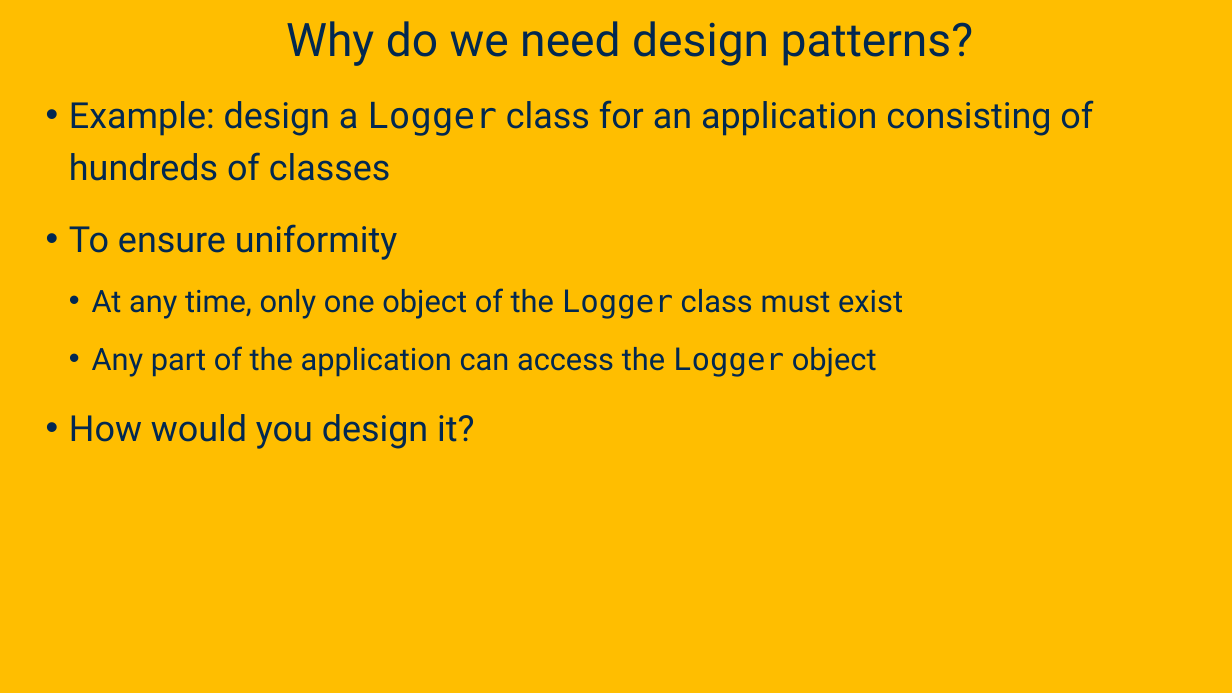
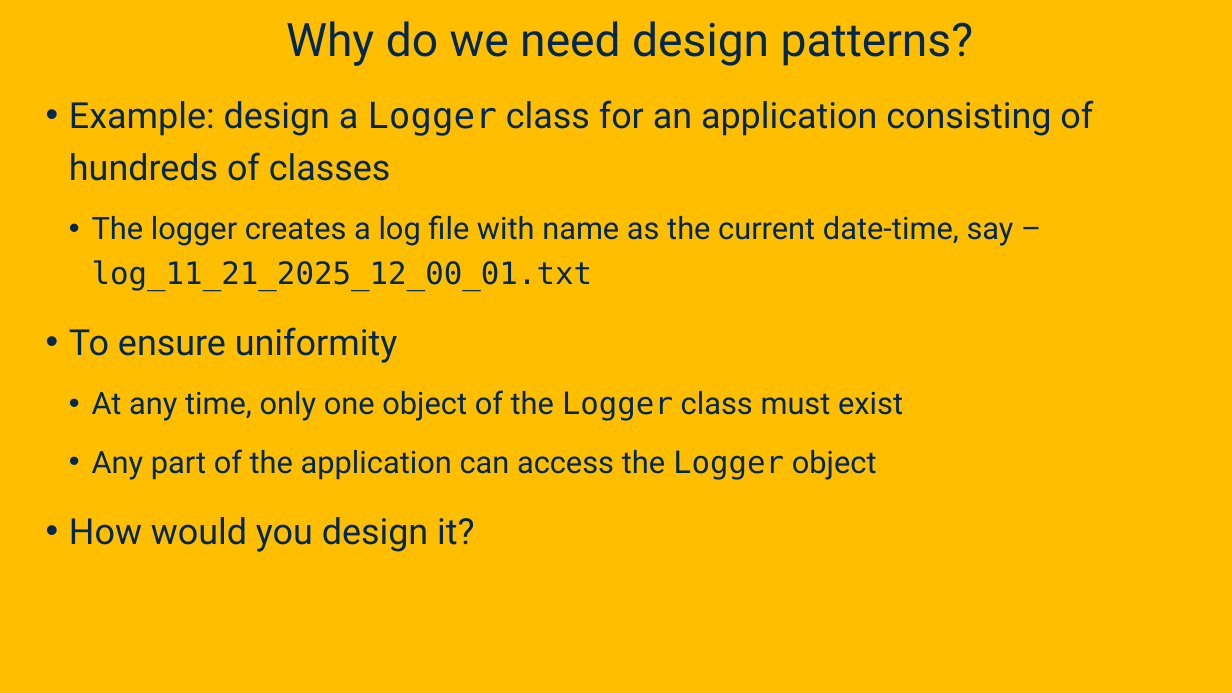
Before and after one commit to davsec-teaching/ecs160-f25, a slide deck: slide 8 of slides/8_design_patterns.pptx. Drawn at 1232x693 pixels with LibreOffice and Linux fonts; fonts in the diff are those of the drawing; background and template pictures are left out. Boxes give left, top, right and bottom in pixels: in the first picture for what was removed or moved away, otherwise in the second. Text is boxed around its words. In the diff, an @@ line names an element or a change of style, - is before the commit and + after.

```diff
--- a/slides/8_design_patterns.pptx
+++ b/slides/8_design_patterns.pptx
@@ text at (x1=92, y1=215, x2=1014, y2=291): paragraph added @@
+  • The logger creates a log file with name as the current date-time, say – log_11_21_2025_12_00_01.txt
```
Also in this commit, not shown: 3 other slides changed, 1 other file.
